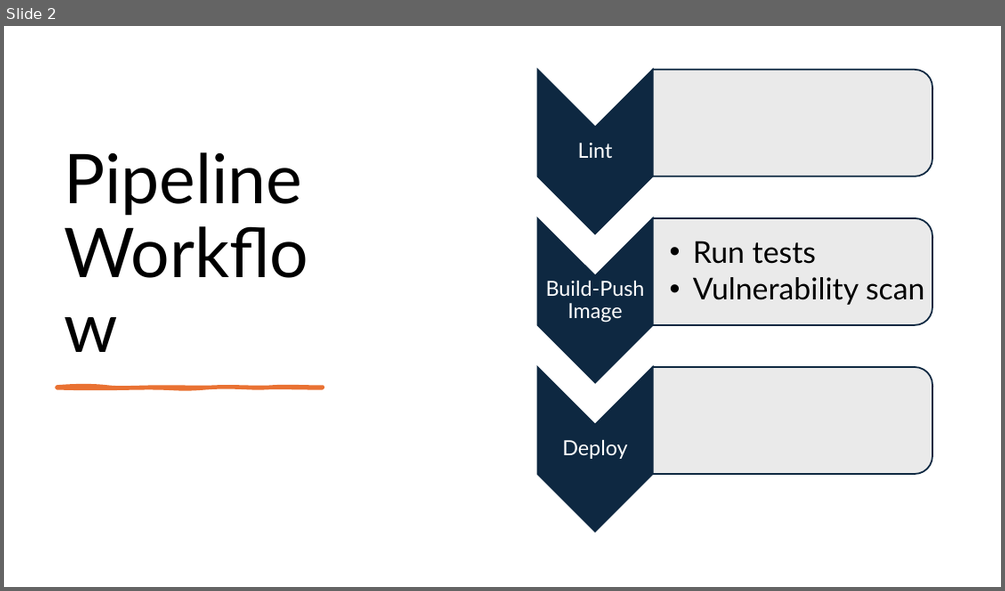
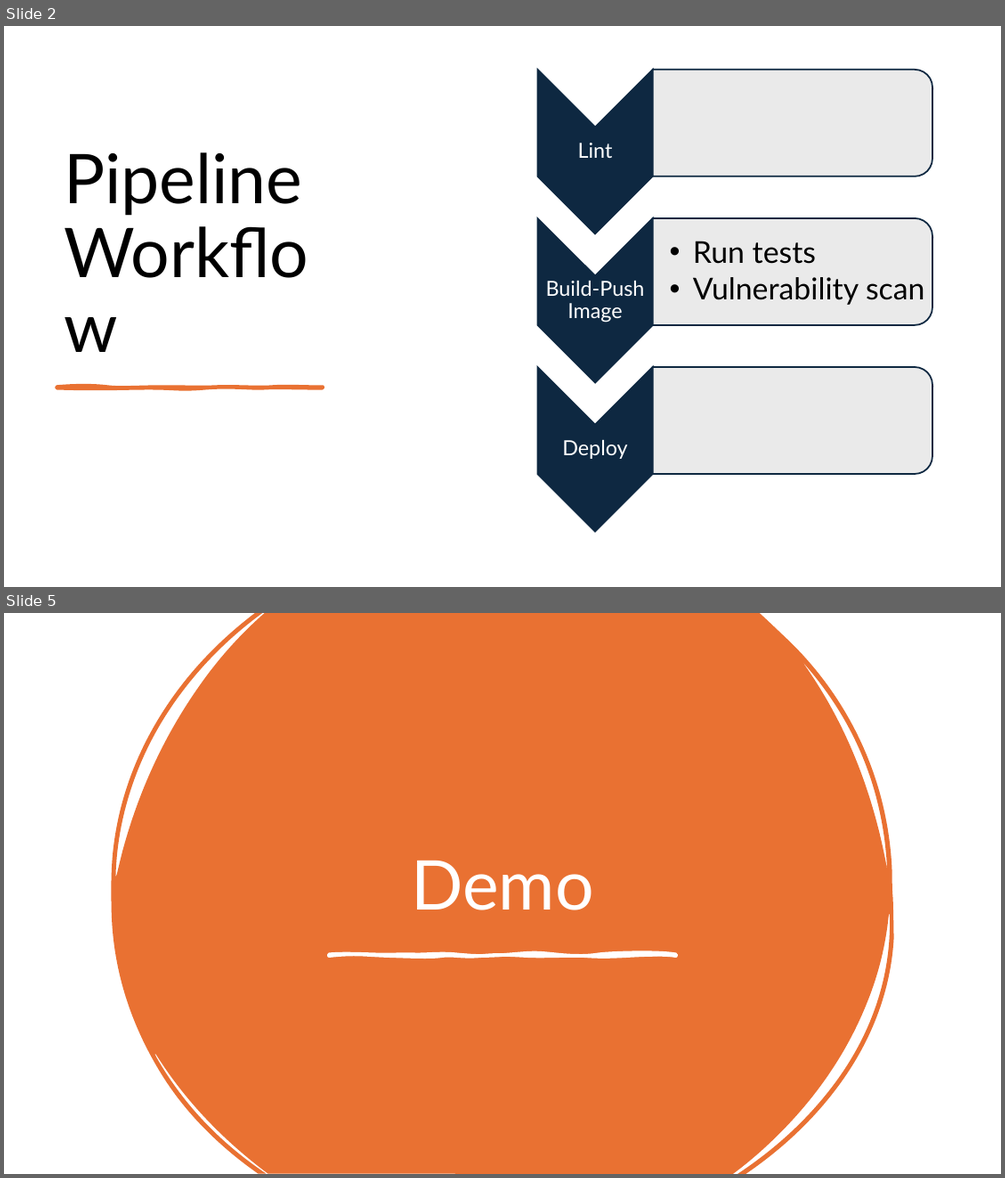
Before and after one commit to weizhe-sha/webapp-cicd-pipeline, a slide deck: Presentation.pptx. Shown one above the other, each under a label of ours: slide 2 before the commit, slides 2 and 5 after it; the slides between them are not shown. The pictures are 1005x591 and 1005x1178 pixels, drawn with LibreOffice and Linux fonts; fonts in the diff are those of the drawing. Boxes give left, top, right and bottom in pixels: in the first picture for what was removed or moved away, otherwise in the second. Text is boxed around its words. In the diff, an @@ line names an element or a change of style, - is before the commit and + after.

```diff
--- a/Presentation.pptx
+++ b/Presentation.pptx
@@ slide 5 added at bbox=[4, 613, 1001, 1174], background #FFFFFF @@
@@ freeform shape added at bbox=[111, 613, 894, 1174], fill #E97132 @@
@@ title added at bbox=[411, 860, 594, 910], 66 pt, text #FFFFFF @@
+Demo
@@ freeform shape added at bbox=[329, 954, 676, 956], fill #FFFFFF, outline #FFFFFF 3.25 pt @@
```
Also in this commit, not shown: 2 slides changed, 1 other slide added, 2 slides removed, 1 other file.
